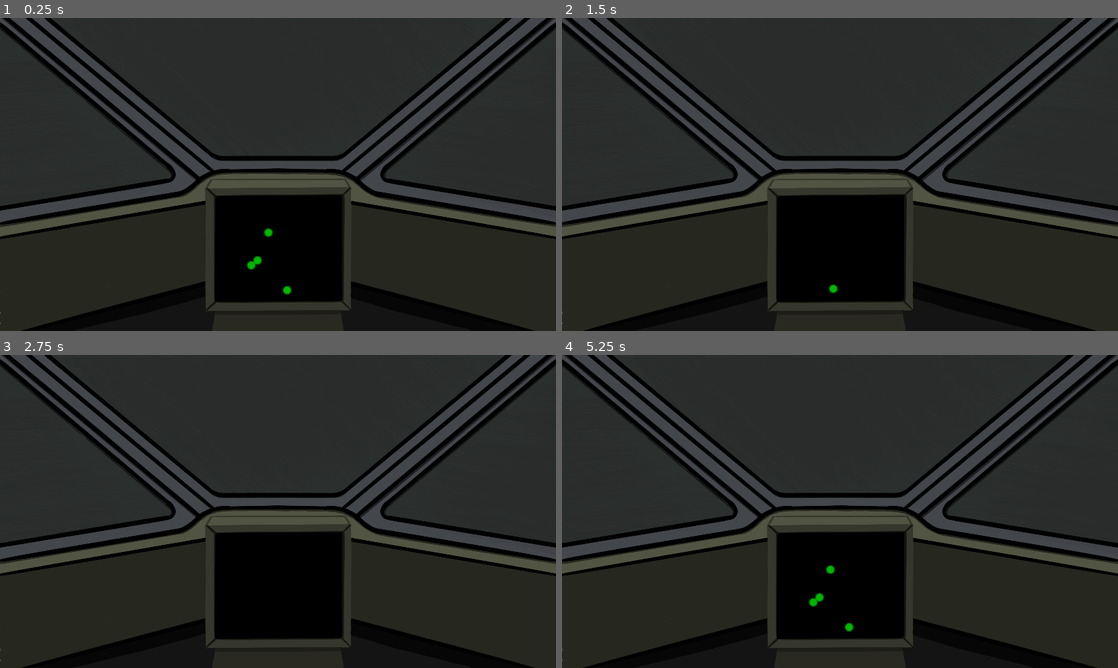
Above: before the commit, frames 1-4 (two rows, left to right).
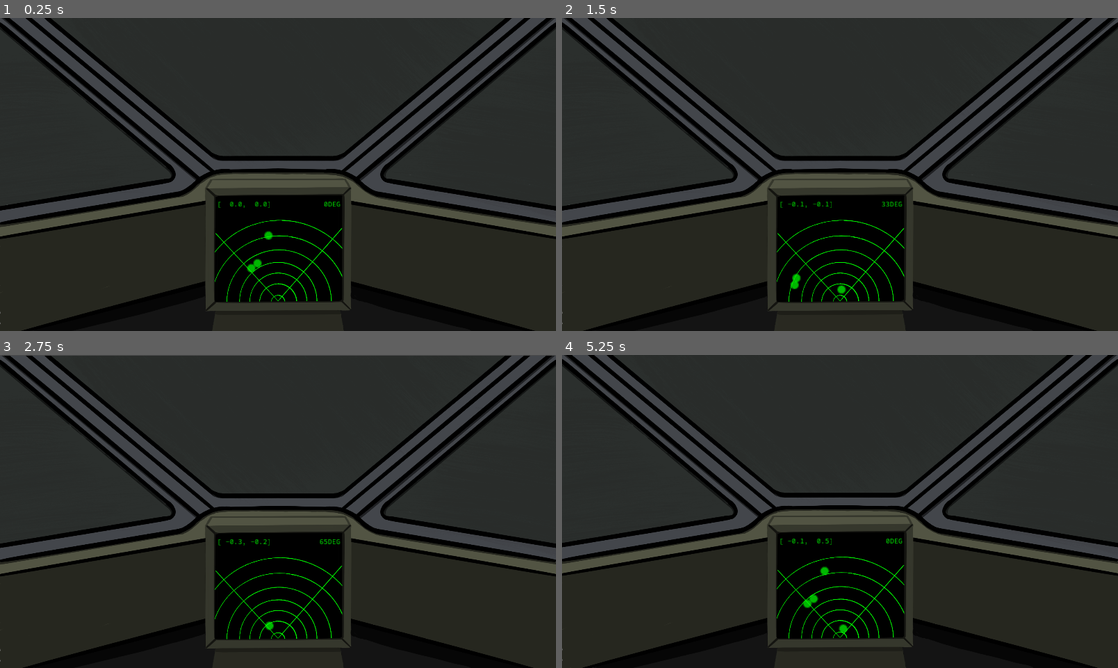
Above: after the commit, the same moments.

Repository: Syldarion/GWJ30_Heartbeat
Game: Godot game, scene res://scenes/CockpitRoot.tscn
Same seed, same stepped clock (60 frames per second), same inputs: the game is played once before the commit and once after it. This scene is started directly instead of the project's main scene.
Inputs:
- Up to frame 1 (0.25 s): no input
- Up to frame 2 (1.5 s): tap Enter at 0.5 s; hold D (turn_right) 0.53-1.28 s; hold S (move_backward, bound only after the commit) from 1.28 s (still down)
- Up to frame 3 (2.75 s): release S (move_backward, bound only after the commit) at 2.03 s; hold D (turn_right) from 2.03 s (still down)
- Up to frame 4 (5.25 s): release D (turn_right) at 2.78 s; hold W (move_forward, bound only after the commit) 2.78-3.53 s; tap Space at 3.5 s; hold A (turn_left) 3.53-5.03 s; tap Enter at 4.25 s; hold S (move_backward, bound only after the commit) from 5.03 s (still down)

The runs differ from the first frame. In frame 1, 0.8% of the frame differs, in the area x 38-62%, y 58-91%; in frame 2, 0.8%; in frame 3, 2.6%, in the area x 0-100%, y 0-100%; in frame 4, 1.7%.

Commit message:
Spruced up the sensor
Added an overlay that doesn't quite lineup, fixed up displaying
only targets in front of the mech, added text for the position
and heading of the mech.

Diff:
--- /dev/null
+++ b/fonts/officecodepro_regular_panel.tres
@@ -0,0 +1,8 @@
+[gd_resource type="DynamicFont" load_steps=2 format=2]
+
+[ext_resource path="res://fonts/OfficeCodePro-Regular.otf" type="DynamicFontData" id=1]
+
+[resource]
+size = 24
+use_filter = true
+font_data = ExtResource( 1 )
--- a/project.godot
+++ b/project.godot
@@ -14,6 +14,11 @@
 "language": "GDScript",
 "path": "res://scripts/heart_sensor.gd"
 }, {
+"base": "Camera2D",
+"class": "ImpulseCamera",
+"language": "GDScript",
+"path": "res://scripts/impulse_camera.gd"
+}, {
 "base": "Object",
 "class": "SensorTarget",
 "language": "GDScript",
@@ -21,6 +26,7 @@
 } ]
 _global_script_class_icons={
 "HeartSensor": "",
+"ImpulseCamera": "",
 "SensorTarget": ""
 }
 
@@ -55,6 +61,21 @@
 "events": [ Object(InputEventKey,"resource_local_to_scene":false,"resource_name":"","device":0,"alt":false,"shift":false,"control":false,"meta":false,"command":false,"pressed":false,"scancode":68,"unicode":0,"echo":false,"script":null)
  ]
 }
+test_input_1={
+"deadzone": 0.5,
+"events": [ Object(InputEventKey,"resource_local_to_scene":false,"resource_name":"","device":0,"alt":false,"shift":false,"control":false,"meta":false,"command":false,"pressed":false,"scancode":84,"unicode":0,"echo":false,"script":null)
+ ]
+}
+move_forward={
+"deadzone": 0.5,
+"events": [ Object(InputEventKey,"resource_local_to_scene":false,"resource_name":"","device":0,"alt":false,"shift":false,"control":false,"meta":false,"command":false,"pressed":false,"scancode":87,"unicode":0,"echo":false,"script":null)
+ ]
+}
+move_backward={
+"deadzone": 0.5,
+"events": [ Object(InputEventKey,"resource_local_to_scene":false,"resource_name":"","device":0,"alt":false,"shift":false,"control":false,"meta":false,"command":false,"pressed":false,"scancode":83,"unicode":0,"echo":false,"script":null)
+ ]
+}
 
 [rendering]
 
--- a/scenes/CockpitRoot.tscn
+++ b/scenes/CockpitRoot.tscn
@@ -1,24 +1,69 @@
-[gd_scene load_steps=5 format=2]
+[gd_scene load_steps=8 format=2]
 
 [ext_resource path="res://scenes/TargetDot.tscn" type="PackedScene" id=1]
 [ext_resource path="res://sprites/Cockpit_Mockup.png" type="Texture" id=2]
 [ext_resource path="res://scripts/heart_sensor.gd" type="Script" id=3]
 [ext_resource path="res://scripts/cockpit.gd" type="Script" id=4]
+[ext_resource path="res://scripts/impulse_camera.gd" type="Script" id=5]
+[ext_resource path="res://fonts/officecodepro_regular_panel.tres" type="DynamicFont" id=6]
+[ext_resource path="res://sprites/Cockpit_Radar_Overlay.png" type="Texture" id=7]
 
 [node name="CockpitRoot" type="Node2D"]
 script = ExtResource( 4 )
 heartbeat_sensor_node_path = NodePath("HeartSensor")
-turn_speed = 90.0
-viewing_angle = 40.0
+camera_node_path = NodePath("Camera2D")
+heading_label_path = NodePath("HeartSensor/SensorHeadingLabel")
+location_label_path = NodePath("HeartSensor/SensorLocationLabel")
+backward_speed = 0.5
+turn_speed = 45.0
+viewing_angle = 35.0
 
 [node name="Sprite" type="Sprite" parent="."]
 texture = ExtResource( 2 )
-offset = Vector2( 960, 540 )
+
+[node name="Sprite" type="Sprite" parent="Sprite"]
+texture = ExtResource( 7 )
 
 [node name="HeartSensor" type="Node2D" parent="."]
-position = Vector2( 960, 800 )
+position = Vector2( 0, 440 )
 script = ExtResource( 3 )
 target_dot_scene = ExtResource( 1 )
 dot_parent_node_path = NodePath(".")
 scanner_pixel_width = 420.0
 scanner_pixel_height = 340.0
+
+[node name="SensorHeadingLabel" type="Label" parent="HeartSensor"]
+margin_left = 15.0
+margin_top = -360.0
+margin_right = 215.0
+margin_bottom = -315.0
+custom_fonts/font = ExtResource( 6 )
+custom_colors/font_color = Color( 0, 1, 0, 1 )
+text = "360deg"
+align = 2
+valign = 1
+uppercase = true
+__meta__ = {
+"_edit_use_anchors_": false
+}
+
+[node name="SensorLocationLabel" type="Label" parent="HeartSensor"]
+margin_left = -210.0
+margin_top = -360.0
+margin_right = 4.99997
+margin_bottom = -315.0
+custom_fonts/font = ExtResource( 6 )
+custom_colors/font_color = Color( 0, 1, 0, 1 )
+text = "[0, 0]"
+valign = 1
+uppercase = true
+__meta__ = {
+"_edit_use_anchors_": false
+}
+
+[node name="Camera2D" type="Camera2D" parent="."]
+current = true
+script = ExtResource( 5 )
+decay = 0.9
+max_offset = Vector2( 0, 90 )
+max_impulse = 0.8
--- a/scripts/cockpit.gd
+++ b/scripts/cockpit.gd
@@ -1,6 +1,9 @@
 extends Node
 
 export(NodePath) var heartbeat_sensor_node_path
+export(NodePath) var camera_node_path
+export(NodePath) var heading_label_path
+export(NodePath) var location_label_path
 
 export var forward_speed = 1.0
 export var backward_speed = 1.0
@@ -10,9 +13,15 @@
 export var viewing_angle = 45.0
 
 onready var heartbeat_sensor = get_node(heartbeat_sensor_node_path) as HeartSensor
+onready var impulse_camera = get_node(camera_node_path) as ImpulseCamera
+onready var heading_label = get_node(heading_label_path) as Label
+onready var location_label = get_node(location_label_path) as Label
 
 var level_position = Vector2(0.0, 0.0)
 var rotation = 0.0
+
+var last_step_impulse = 0.0
+var seconds_between_step_impulse = 0.5
 
 # Ready to fire = ammo_loaded true, shell_empty false, loader_retracted false
 # after firing, shell_empty = true
@@ -42,12 +51,16 @@
 		heartbeat_sensor.add_target(active_targets[target])
 
 func _process(delta):
+	last_step_impulse += delta
+
 	if Input.is_action_pressed("turn_left"):
-		rotation -= deg2rad(turn_speed) * delta
-		print(rotation)
+		rotate_mech(-1, delta)
 	elif Input.is_action_pressed("turn_right"):
-		rotation += deg2rad(turn_speed) * delta
-		print(rotation)
+		rotate_mech(1, delta)
+	elif Input.is_action_pressed("move_forward"):
+		move_forward(delta)
+	elif Input.is_action_pressed("move_backward"):
+		move_backward(delta)
 
 	for target in active_targets:
 		var target_pos_transformed = convert_world_to_local(active_targets[target].target_location)
@@ -59,9 +72,10 @@
 		var new_x = temp_x * cos(rad90) - temp_y * sin(rad90)
 		var new_y = temp_x * sin(rad90) + temp_y * cos(rad90)
 
-		var visible = point_in_vision(active_targets[target].target_location)
+		heartbeat_sensor.update_target(active_targets[target], Vector2(new_x, new_y))
 
-		heartbeat_sensor.update_target(active_targets[target], Vector2(new_x, new_y), visible)
+	heading_label.text = "%dDEG" % fmod(rad2deg(rotation), 360.0)
+	location_label.text = "[%5.1f,%5.1f]" % [level_position.x, level_position.y]
 
 func load_shell():
 	if ammo_loaded or !loader_retracted:
@@ -94,14 +108,23 @@
 
 	loader_retracted = false
 
-func rotate_mech(direction):
-	pass
+func rotate_mech(direction, delta):
+	if last_step_impulse > seconds_between_step_impulse:
+		impulse_camera.add_impulse(rand_range(0.3, 0.5))
+		last_step_impulse = 0.0
+	rotation += deg2rad(turn_speed) * delta * direction
 
-func move_forward():
-	pass
+func move_forward(delta):
+	if last_step_impulse > seconds_between_step_impulse:
+		impulse_camera.add_impulse(rand_range(0.3, 0.5))
+		last_step_impulse = 0.0
+	level_position += polar2cartesian(forward_speed * delta, rotation)
 
-func move_backward():
-	pass
+func move_backward(delta):
+	if last_step_impulse > seconds_between_step_impulse:
+		impulse_camera.add_impulse(rand_range(0.3, 0.5))
+		last_step_impulse = 0.0
+	level_position -= polar2cartesian(backward_speed * delta, rotation)
 
 func convert_world_to_local(point: Vector2) -> Vector2:
 	var local_x = (point.x - level_position.x) * cos(rotation) + (point.y - level_position.y) * sin(rotation)
--- a/scripts/heart_sensor.gd
+++ b/scripts/heart_sensor.gd
@@ -22,13 +22,20 @@
 	# update_target_dots()
 	pass
 
-func update_target(target: SensorTarget, position, visible):
-	if not visible:
+func update_target(target: SensorTarget, position):
+	var converted = convert_target_location(position)
+	var half_w = scanner_pixel_width / 2
+
+	# 32 is the size of the target dot, oh noooo, magic number
+	var outside_y = converted.y > -32 or converted.y < (-scanner_pixel_height + 32)
+	var outside_x = converted.x > (half_w - 32) or converted.x < (-half_w + 32)
+
+	if outside_y or outside_x:
 		target_dots[target.target_name].hide()
-		return
+	else:
+		target_dots[target.target_name].show()
 
-	target_dots[target.target_name].show()
-	target_dots[target.target_name].position = convert_target_location(position)
+	target_dots[target.target_name].position = converted
 
 func update_target_dots():
 	for target_name in targets:
@@ -36,7 +43,7 @@
 
 func convert_target_location(location: Vector2) -> Vector2:
 	var x = location.x * (scanner_pixel_width / scanner_width)
-	var y = location.y * (scanner_pixel_height / scanner_height) + (scanner_pixel_height / 2)
+	var y = location.y * (scanner_pixel_height / scanner_height)
 	return Vector2(x, y)
 
 func add_target(target: SensorTarget):
--- /dev/null
+++ b/scripts/impulse_camera.gd
@@ -0,0 +1,32 @@
+extends Camera2D
+
+class_name ImpulseCamera
+
+export var decay = 0.8
+export var max_offset = Vector2(0, 75)
+export var max_impulse = 1.0
+
+onready var noise = OpenSimplexNoise.new()
+var noise_y = 0
+
+var impulse_strength = 0.0
+var impulse_power = 2
+
+func _ready():
+	noise.seed = randi()
+	noise.period = 4
+	noise.octaves = 2
+
+func _process(delta):
+	if impulse_strength > 0.0:
+		impulse_strength = max(impulse_strength - decay * delta, 0.0)
+		shake()
+
+func shake():
+	noise_y += 1
+	var amount = pow(impulse_strength, impulse_power)
+	offset.x = max_offset.x * amount * noise.get_noise_2d(noise.seed, noise_y)
+	offset.y = max_offset.y * amount * noise.get_noise_2d(noise.seed * 2, noise_y)
+
+func add_impulse(amount):
+	impulse_strength = min(impulse_strength + amount, max_impulse)
Binary file added: fonts/OfficeCodePro-Regular.otf
Binary file added: sprites/Cockpit_Radar_Overlay.png
Not shown, added: sprites/Cockpit_Radar_Overlay.png.import
